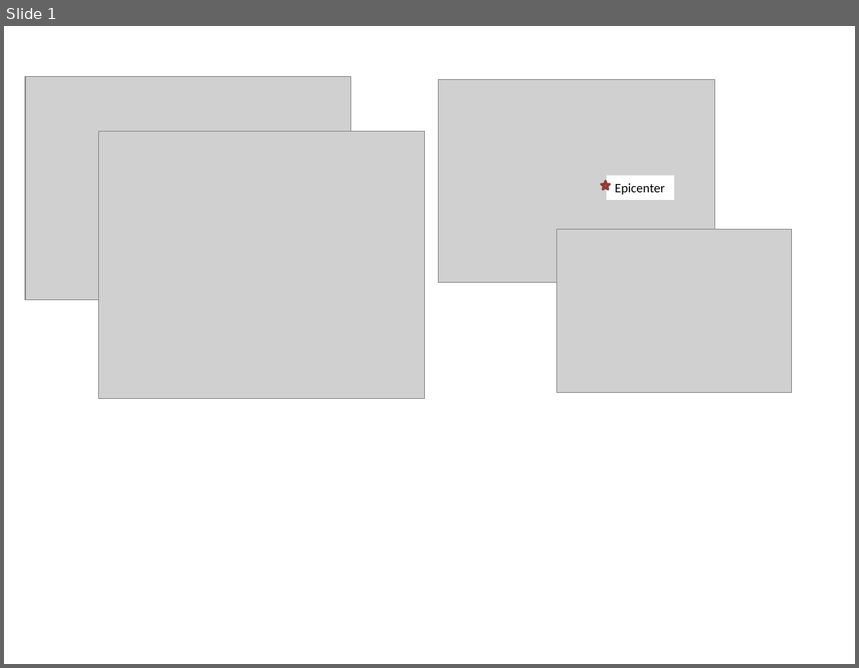
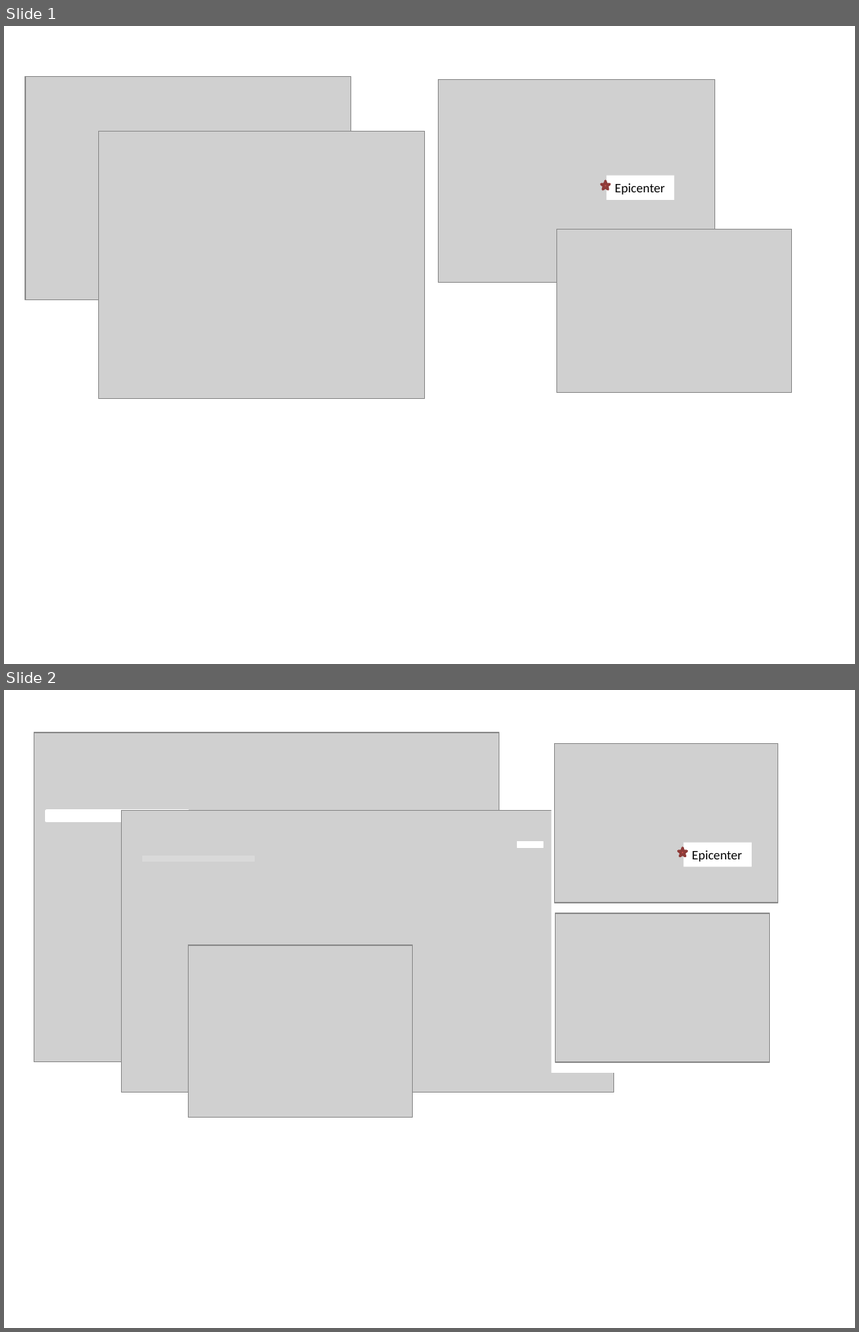
Before and after one commit to USEPA/WNTR, a slide deck: documentation/figures/figures.pptx. Shown one above the other, each under a label of ours: slide 1 before the commit, slides 1 and 2 after it. The pictures are 859x668 and 859x1332 pixels, drawn with LibreOffice and Linux fonts; fonts in the diff are those of the drawing; grey boxes stand for pictures. Boxes give left, top, right and bottom in pixels: in the first picture for what was removed or moved away, otherwise in the second. Text is boxed around its words. In the diff, an @@ line names an element or a change of style, - is before the commit and + after.

```diff
--- a/documentation/figures/figures.pptx
+++ b/documentation/figures/figures.pptx
@@ slide 2 added at <box>4,690,855,1328</box>, background #FFFFFF @@
@@ picture added at <box>34,733,500,1062</box> @@
@@ rectangle added at <box>47,811,189,821</box>, fill #FFFFFF, outline #FFFFFF 2 pt @@
@@ picture added at <box>122,811,614,1093</box> @@
@@ rectangle added at <box>517,841,543,847</box>, fill #FFFFFF, outline #FFFFFF 0.5 pt @@
@@ group added at <box>551,742,779,1073</box>: 2 rectangles, 2 pictures, 1 star @@
+Epicenter
@@ rectangle added at <box>143,856,255,861</box>, fill #D9D9D9, outline #D9D9D9 0.5 pt @@
@@ picture added at <box>189,945,413,1117</box> @@
```
Also in this commit, not shown: 1 slide changed, 1 other slide added, 1 slide removed, 19 other files.
